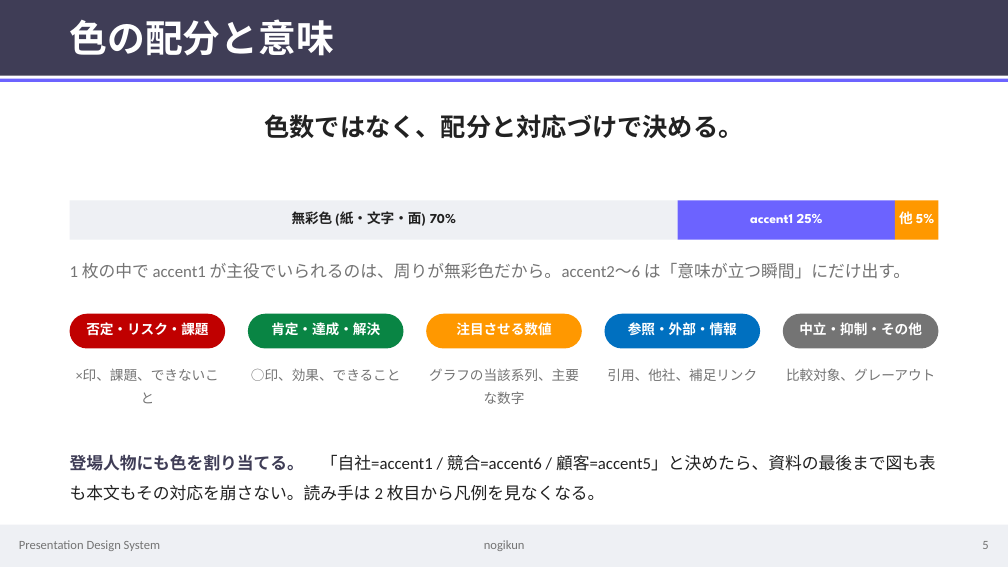
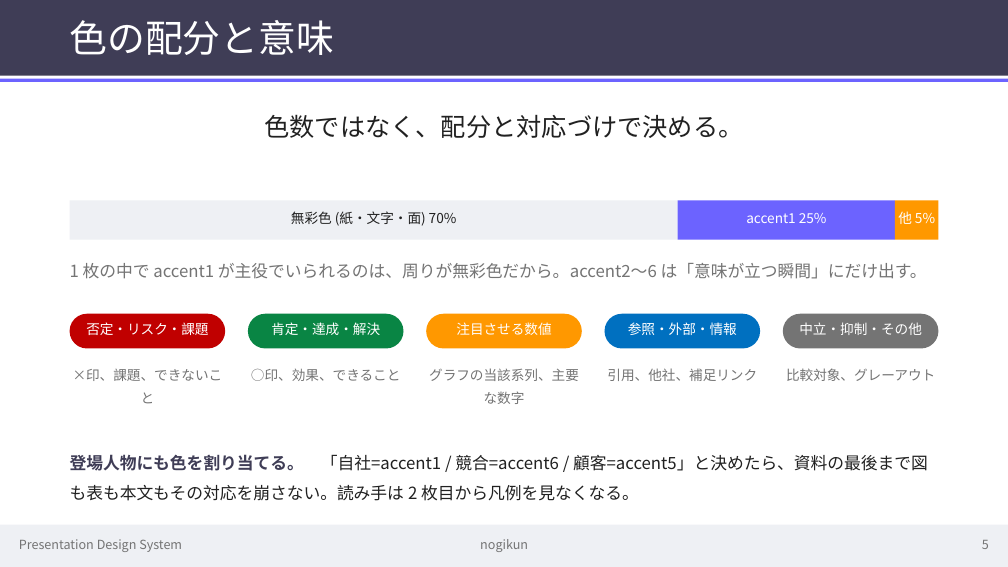
Before and after one commit to nogikun/html-deck, a slide deck: slide 5 of skills/pptx-design-system/assets/design.pptx. Drawn at 1008x567 pixels with LibreOffice and Linux fonts; fonts in the diff are those of the drawing. Boxes give left, top, right and bottom in pixels: in the first picture for what was removed or moved away, otherwise in the second. Text is boxed around its words. In the diff, an @@ line names an element or a change of style, - is before the commit and + after.

```diff
--- a/skills/pptx-design-system/assets/design.pptx
+++ b/skills/pptx-design-system/assets/design.pptx
@@ font League Spartan to Noto Sans CJK JP, bold off in 10 elements at box(70, 20, 335, 55), box(265, 114, 744, 138), box(291, 211, 457, 226), box(746, 213, 827, 223), box(898, 211, 935, 224), box(86, 322, 208, 335), box(271, 322, 380, 335), box(456, 322, 551, 335), box(628, 322, 737, 335), box(799, 322, 922, 335) @@
@@ font Calibri to Noto Sans CJK JP in 6 elements at box(19, 539, 182, 552), box(480, 539, 528, 552), box(982, 540, 989, 549), box(70, 263, 927, 279), box(73, 369, 223, 404), box(70, 454, 928, 501) @@
```
Also in this commit, not shown: 15 other slides changed, 6 other files.
